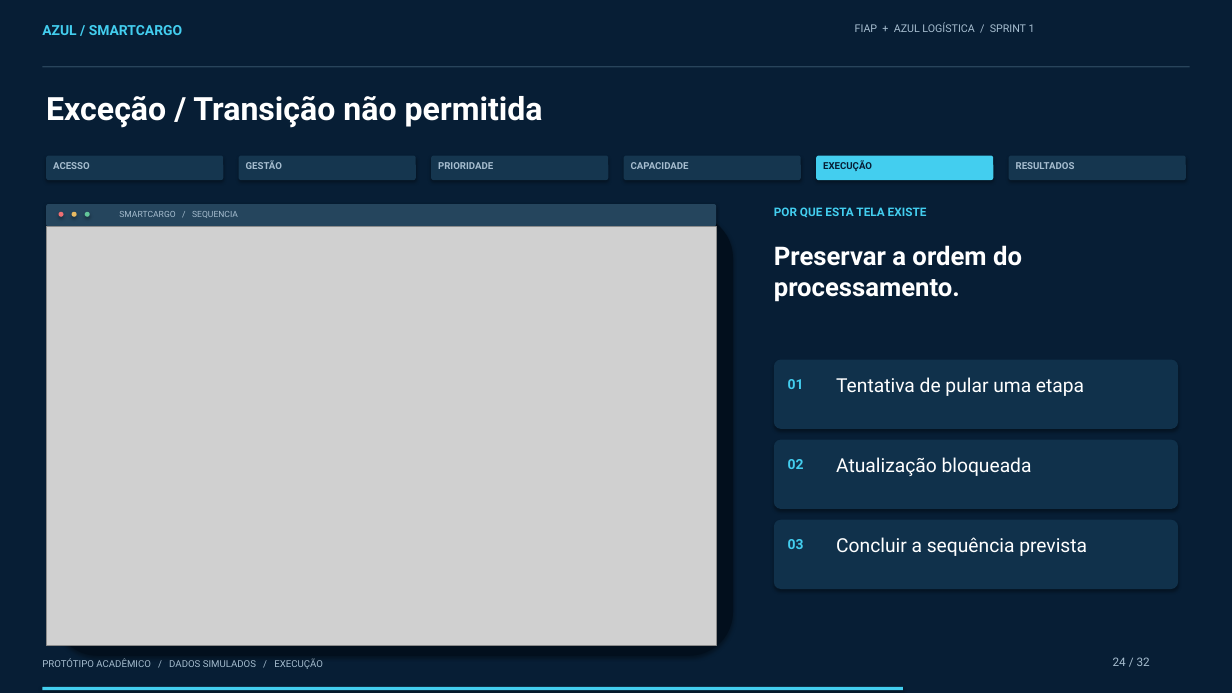
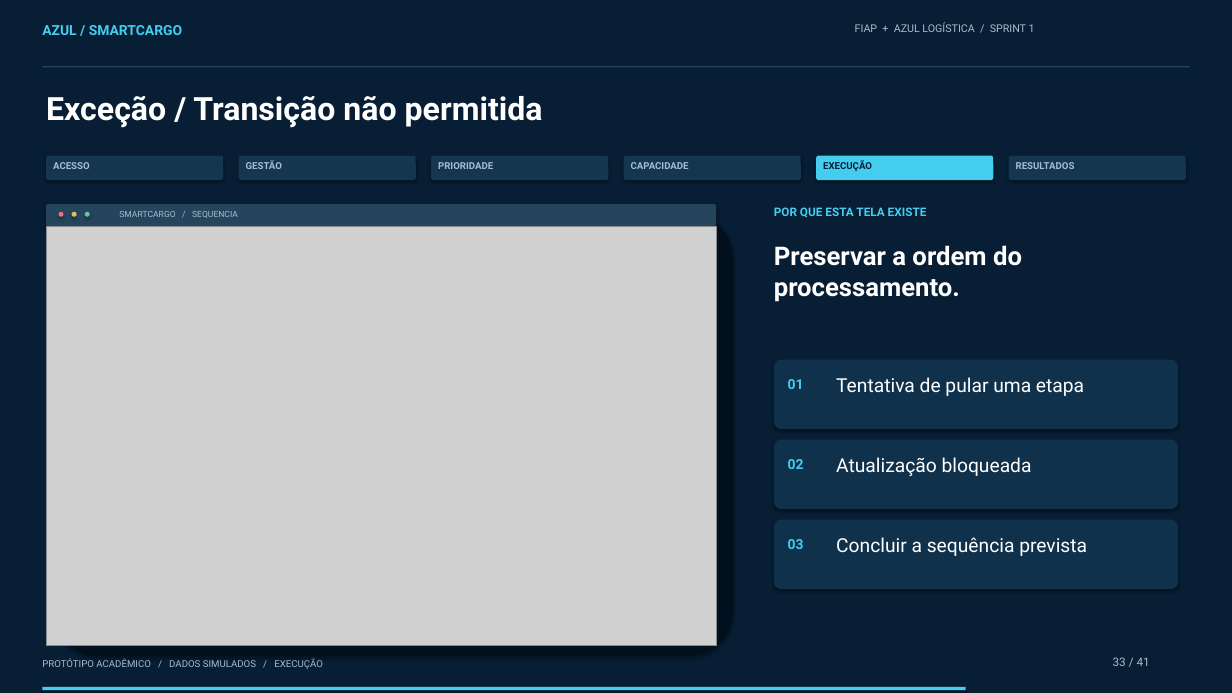
Before and after one commit to nathalySene/FIGMA--AZUL, a slide deck: slide 33 of apresentacao/Azul-SmartCargo-Apresentacao.pptx (slide 24 before the commit). Drawn at 1232x693 pixels with LibreOffice and Linux fonts; fonts in the diff are those of the drawing; grey boxes stand for pictures. Boxes give left, top, right and bottom in pixels: in the first picture for what was removed or moved away, otherwise in the second. Text is boxed around its words. In the diff, an @@ line names an element or a change of style, - is before the commit and + after.

```diff
--- a/apresentacao/Azul-SmartCargo-Apresentacao.pptx
+++ b/apresentacao/Azul-SmartCargo-Apresentacao.pptx
@@ text at [1113,657,1150,666]: text changed @@
-24 / 32
+33 / 41
@@ rectangle: place and size @@
-rectangle at [42,687,903,690]
+rectangle at [42,687,966,690]
```
Also in this commit, not shown: 31 other slides changed, 9 slides added, 2 other files.
